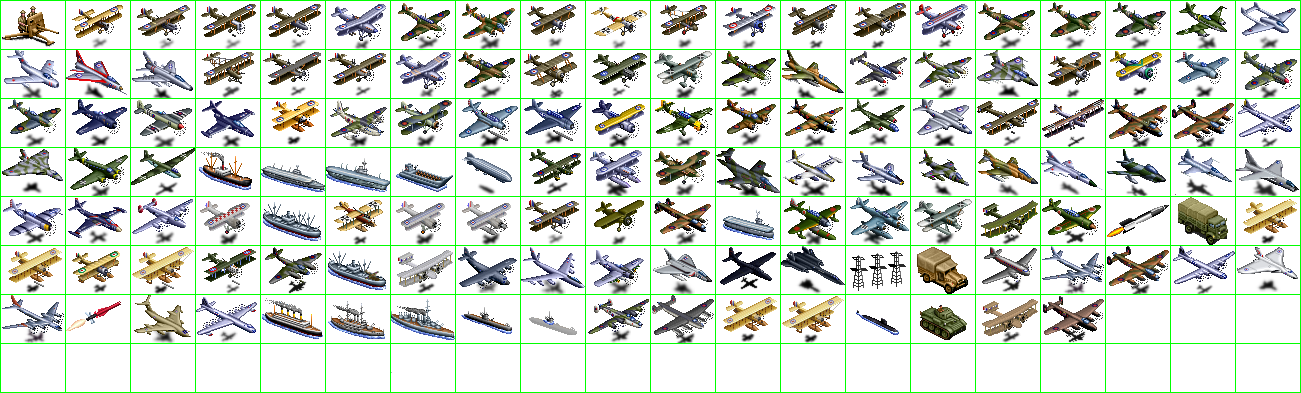
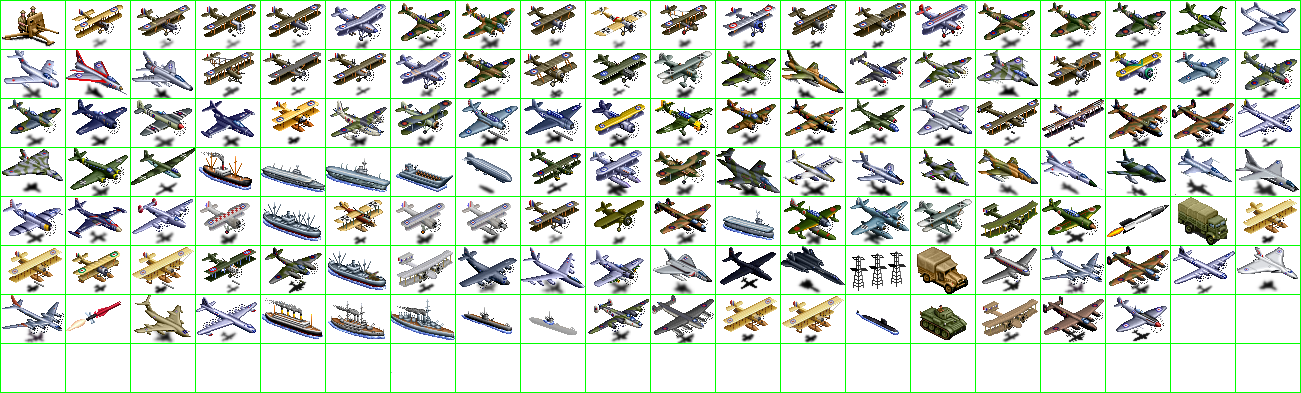
Before/after of a 1301x393 layered artwork. What changed in the layer stack:
painted on "units" over [1114, 296, 1167, 342]
